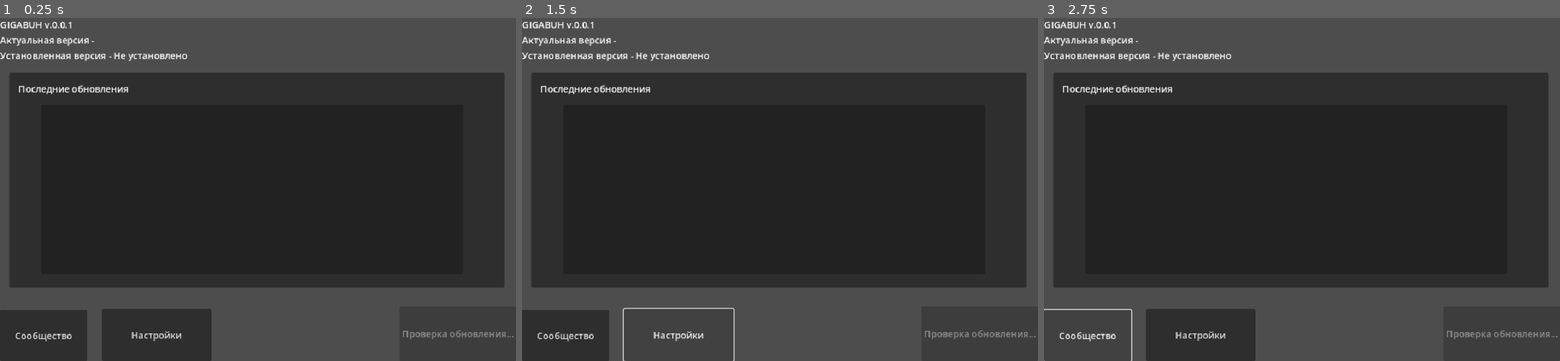
Above: before the commit, frames 1-3 (left to right).
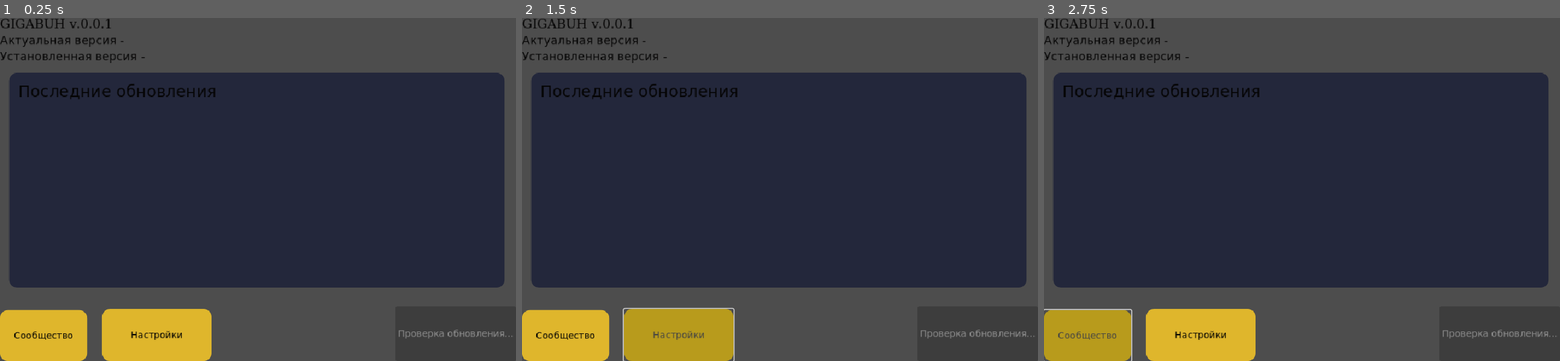
Above: after the commit, the same moments.

Repository: rodd-oss/zapuskalka
Game: Godot game, scene res://scenes/LauncherNative.tscn
Same seed, same stepped clock (60 frames per second), same inputs: the game is played once before the commit and once after it.
Inputs:
- Up to frame 1 (0.25 s): no input
- Up to frame 2 (1.5 s): click "Сообщество" at 0.5 s; click "Настройки" at 1.25 s
- Up to frame 3 (2.75 s): click "Сообщество" at 2 s

The runs differ from the first frame. In frame 1, 48% of the frame differs, in the area x 0-100%, y 0-100%; in frame 2, 48%; in frame 3, 48%.
Error after the commit: Invalid assignment of property or key 'text' with value of type 'String' on a base object of type 'null instance'. (res://scripts/launcher_native.gd:66)

Commit message:
try to improve UI

Diff:
--- a/scenes/LauncherNative.tscn
+++ b/scenes/LauncherNative.tscn
@@ -1,6 +1,9 @@
-[gd_scene load_steps=2 format=3 uid="uid://dmvw3w6d3ctna"]
+[gd_scene load_steps=4 format=3 uid="uid://dmvw3w6d3ctna"]
 
 [ext_resource type="Script" uid="uid://be72xmjfuwxk3" path="res://scripts/launcher_native.gd" id="1"]
+[ext_resource type="Theme" uid="uid://bmo5j8vjuv0y8" path="res://scenes/launcher_theme.tres" id="1_a500b"]
+
+[sub_resource type="Theme" id="Theme_dgevr"]
 
 [node name="Launcher" type="Control"]
 layout_mode = 3
@@ -9,6 +12,7 @@
 anchor_bottom = 1.0
 grow_horizontal = 2
 grow_vertical = 2
+theme = ExtResource("1_a500b")
 script = ExtResource("1")
 
 [node name="Header" type="VBoxContainer" parent="."]
@@ -16,17 +20,24 @@
 layout_mode = 1
 offset_right = 896.0
 offset_bottom = 80.0
+theme = ExtResource("1_a500b")
 
 [node name="GameTitle" type="Label" parent="Header"]
 layout_mode = 2
+theme = SubResource("Theme_dgevr")
+theme_type_variation = &"GraphFrameTitleLabel"
 text = "GIGABUH v.0.0.1"
 
 [node name="ActualVersionLabel" type="Label" parent="Header"]
 layout_mode = 2
+theme = ExtResource("1_a500b")
+theme_type_variation = &"HeaderSmall"
 text = "Актуальная версия - "
 
 [node name="InstalledVersionLabel" type="Label" parent="Header"]
 layout_mode = 2
+theme = ExtResource("1_a500b")
+theme_type_variation = &"HeaderSmall"
 text = "Установленная версия - "
 
 [node name="PlayBtn" type="Button" parent="."]
@@ -71,6 +82,7 @@
 offset_top = 96.0
 offset_right = 880.0
 offset_bottom = 472.0
+theme = ExtResource("1_a500b")
 
 [node name="NewsLabel" type="Label" parent="NewsPanel"]
 layout_mode = 0
@@ -78,6 +90,8 @@
 offset_top = 16.0
 offset_right = 200.0
 offset_bottom = 39.0
+theme = ExtResource("1_a500b")
+theme_type_variation = &"HeaderLarge"
 text = "Последние обновления"
 
 [node name="LastNewsPanel" type="Panel" parent="NewsPanel"]
--- /dev/null
+++ b/scenes/launcher_theme.tres
@@ -0,0 +1,88 @@
+[gd_resource type="Theme" load_steps=8 format=3 uid="uid://bmo5j8vjuv0y8"]
+
+[sub_resource type="FontFile" id="5"]
+cache/0/16/0/ascent = 0.0
+cache/0/16/0/descent = 0.0
+cache/0/16/0/underline_position = 0.0
+cache/0/16/0/underline_thickness = 0.0
+cache/0/16/0/scale = 1.0
+
+[sub_resource type="StyleBoxFlat" id="2"]
+bg_color = Color(0.722, 0.608, 0.11, 1)
+corner_radius_top_left = 14
+corner_radius_top_right = 14
+corner_radius_bottom_right = 14
+corner_radius_bottom_left = 14
+
+[sub_resource type="StyleBoxFlat" id="1"]
+bg_color = Color(0.874, 0.714, 0.173, 1)
+corner_radius_top_left = 14
+corner_radius_top_right = 14
+corner_radius_bottom_right = 14
+corner_radius_bottom_left = 14
+
+[sub_resource type="FontFile" id="7"]
+cache/0/16/0/ascent = 0.0
+cache/0/16/0/descent = 0.0
+cache/0/16/0/underline_position = 0.0
+cache/0/16/0/underline_thickness = 0.0
+cache/0/16/0/scale = 1.0
+cache/0/22/0/ascent = 0.0
+cache/0/22/0/descent = 0.0
+cache/0/22/0/underline_position = 0.0
+cache/0/22/0/underline_thickness = 0.0
+cache/0/22/0/scale = 1.0
+cache/0/28/0/ascent = 0.0
+cache/0/28/0/descent = 0.0
+cache/0/28/0/underline_position = 0.0
+cache/0/28/0/underline_thickness = 0.0
+cache/0/28/0/scale = 1.0
+cache/0/20/0/ascent = 0.0
+cache/0/20/0/descent = 0.0
+cache/0/20/0/underline_position = 0.0
+cache/0/20/0/underline_thickness = 0.0
+cache/0/20/0/scale = 1.0
+cache/0/24/0/ascent = 0.0
+cache/0/24/0/descent = 0.0
+cache/0/24/0/underline_position = 0.0
+cache/0/24/0/underline_thickness = 0.0
+cache/0/24/0/scale = 1.0
+
+[sub_resource type="FontFile" id="6"]
+cache/0/16/0/ascent = 0.0
+cache/0/16/0/descent = 0.0
+cache/0/16/0/underline_position = 0.0
+cache/0/16/0/underline_thickness = 0.0
+cache/0/16/0/scale = 1.0
+
+[sub_resource type="StyleBoxFlat" id="3"]
+content_margin_left = 18.0
+content_margin_top = 18.0
+content_margin_right = 18.0
+content_margin_bottom = 18.0
+bg_color = Color(0.137, 0.152, 0.231, 1)
+border_color = Color(0.192, 0.2, 0.275, 1)
+corner_radius_top_left = 14
+corner_radius_top_right = 14
+corner_radius_bottom_right = 14
+corner_radius_bottom_left = 14
+
+[sub_resource type="StyleBoxFlat" id="4"]
+bg_color = Color(0.231, 0.235, 0.29, 1)
+corner_radius_top_left = 1
+corner_radius_top_right = 1
+corner_radius_bottom_right = 1
+corner_radius_bottom_left = 1
+
+[resource]
+Button/colors/font_color = Color(0, 0, 0, 1)
+Button/colors/font_hover_color = Color(0.26293218, 0.26293254, 0.26293305, 1)
+Button/fonts/font = SubResource("5")
+Button/styles/hover = SubResource("2")
+Button/styles/normal = SubResource("1")
+Label/colors/font_color = Color(0.019180235, 0.017238304, 0.017240455, 1)
+Label/colors/title_color = Color(1, 0.835, 0.29, 1)
+Label/fonts/font = SubResource("7")
+Label/fonts/title_font = SubResource("6")
+Panel/styles/panel = SubResource("3")
+Separator/styles/separator = SubResource("4")
--- a/scripts/launcher_native.gd
+++ b/scripts/launcher_native.gd
@@ -3,9 +3,11 @@
 @onready var play_btn: Button = $PlayBtn
 @onready var community_btn: Button = $CommunityBtn
 @onready var settings_btn: Button = $SettingsBtn
-@onready var actual_version_label: Label = $Header/ActualVersionLabel
-@onready var installed_version_label: Label = $Header/InstalledVersionLabel
-@onready var http: HTTPRequest = HTTPRequest.new()
+@onready var status_indicators: HBoxContainer = $Header/StatusIndicators
+@onready var version_label: Label = $Header/Logo/Version
+
+# Прогресс-бар для скачивания
+@onready var download_progress: ProgressBar = $DownloadProgress
 
 const GITHUB_OWNER := "rodd-oss"
 const GITHUB_REPO := "gigabah"
@@ -17,16 +19,23 @@
 var is_update_available := false
 var _downloading := false
 
+# Для отслеживания прогресса скачивания
+var _download_total: int = 0
+var _downloaded: int = 0
+
+@onready var http: HTTPRequest = HTTPRequest.new()
+
 func _ready() -> void:
-		play_btn.disabled = true
-		play_btn.text = "Проверка обновления..."
-		add_child(http)
-		play_btn.pressed.connect(_on_play_btn_pressed)
-		community_btn.pressed.connect(_on_community_btn_pressed)
-		print("[LOG] Сканирование директории лаунчера на наличие файла игры...")
-		_check_for_updates()
-func _on_community_btn_pressed() -> void:
-	OS.shell_open("https://t.me/milanrodd")
+	play_btn.disabled = true
+	play_btn.text = "Проверка обновления..."
+	add_child(http)
+	play_btn.pressed.connect(_on_play_btn_pressed)
+	print("[LOG] Сканирование директории лаунчера на наличие файла игры...")
+	_check_for_updates()
+
+	# Скрываем прогресс-бар по умолчанию
+	download_progress.visible = false
+	download_progress.value = 0
 
 func _on_play_btn_pressed() -> void:
 	if _downloading:
@@ -43,13 +52,6 @@
 	var err = http.request(GITHUB_RELEASE_LATEST_API, ["User-Agent: GigabahLauncher"])
 	if err != OK:
 		_set_status("Ошибка подключения к серверу")
-	# Disconnect all previous connections to avoid duplicates
-	if http.request_completed.is_connected(_on_http_request_completed):
-		http.request_completed.disconnect(_on_http_request_completed)
-	# Also disconnect possible download handler
-	for c in http.request_completed.get_connections():
-		if c.target == self and c.method == "_on_download_complete":
-			http.request_completed.disconnect(_on_download_complete)
 	http.request_completed.connect(_on_http_request_completed)
 
 func _scan_local_game() -> void:
@@ -57,11 +59,11 @@
 	if exe_path != "":
 		print("[LOG] Найден файл игры:", exe_path)
 		local_version = exe_path.get_file().replace("gigabah_", "").replace(".exe", "")
-		installed_version_label.text = "Установленная версия - " + local_version
+		version_label.text = "v" + local_version
 	else:
 		print("[LOG] Файл игры не найден в директории лаунчера.")
 		local_version = ""
-		installed_version_label.text = "Установленная версия - Не установлено"
+		version_label.text = "v-"
 
 func _find_local_exe() -> String:
 	var dir = DirAccess.open(OS.get_executable_path().get_base_dir())
@@ -94,7 +96,6 @@
 		remote_version = data["tag_name"].lstrip("v")
 	else:
 		remote_version = ""
-	actual_version_label.text = "Актуальная версия - " + (remote_version if remote_version != "" else "Не удалось получить")
 	download_url = ""
 	var exe_name = ""
 	for asset in assets:
@@ -135,36 +136,36 @@
 				var old_path = exe_dir.path_join(f)
 				if FileAccess.file_exists(old_path):
 					print("[LOG] Удаляю старую версию:", old_path)
-					var remove_err = dir.remove(f)
-					if remove_err != OK:
-						print("[ERROR] Не удалось удалить файл:", old_path, "Код ошибки:", remove_err)
+					dir.remove(f)
 	_downloading = true
 	play_btn.text = "Скачивание..."
 	play_btn.disabled = true
 	_set_status("Загрузка файла игры...")
 	var exe_name = "gigabah_%s.exe" % remote_version
-	# Disconnect all previous connections to avoid duplicates
-	if http.request_completed.is_connected(_on_http_request_completed):
-		http.request_completed.disconnect(_on_http_request_completed)
-	for c in http.request_completed.get_connections():
-		if c.target == self and c.method == "_on_download_complete":
-			http.request_completed.disconnect(_on_download_complete)
+	if http.request_completed.is_connected(_on_download_complete):
+		http.request_completed.disconnect(_on_download_complete)
 	http.request_completed.connect(_on_download_complete.bind(exe_name))
 	var err = http.request(download_url)
 	if err != OK:
 		_set_status("Ошибка при запуске загрузки")
 
+	# Показываем прогресс-бар и сбрасываем значение
+	download_progress.visible = true
+	download_progress.value = 0
+	_download_total = 0
+	_downloaded = 0
+
 func _on_download_complete(result, code, _headers, body, exe_name) -> void:
 	if result != HTTPRequest.RESULT_SUCCESS or code != 200:
 		_set_status("Ошибка при загрузке файла")
 		play_btn.text = "Повторить"
 		play_btn.disabled = false
 		_downloading = false
-		return
-	var exe_dir = OS.get_executable_path().get_base_dir()
-	var save_path = exe_dir.path_join(exe_name)
+		download_progress.visible = false
+		return
+	var save_path = ProjectSettings.globalize_path("res://" + exe_name)
 	print("[LOG] Сохраняю файл игры по пути:", save_path)
-	var f = FileAccess.open(save_path, FileAccess.WRITE)
+	var f = FileAccess.open(exe_name, FileAccess.WRITE)
 	if f:
 		f.store_buffer(body)
 		f.close()
@@ -172,10 +173,13 @@
 		# После скачивания перепроверяем наличие файла и обновляем статус кнопки
 		_scan_local_game()
 		_compare_versions()
+		download_progress.visible = false
 	else:
 		_set_status("Ошибка: файл не найден после установки")
 	play_btn.disabled = false
 	_downloading = false
+	download_progress.visible = false
+	download_progress.value = 0
 
 func _launch_game() -> void:
 	var exe_path = _find_local_exe()
@@ -191,4 +195,9 @@
 		_set_status("Ошибка при запуске игры")
 
 func _set_status(text: String) -> void:
-	print("[STATUS] ", text)
+	for child in status_indicators.get_children():
+		status_indicators.remove_child(child)
+		child.queue_free()
+	var label = Label.new()
+	label.text = text
+	status_indicators.add_child(label)
